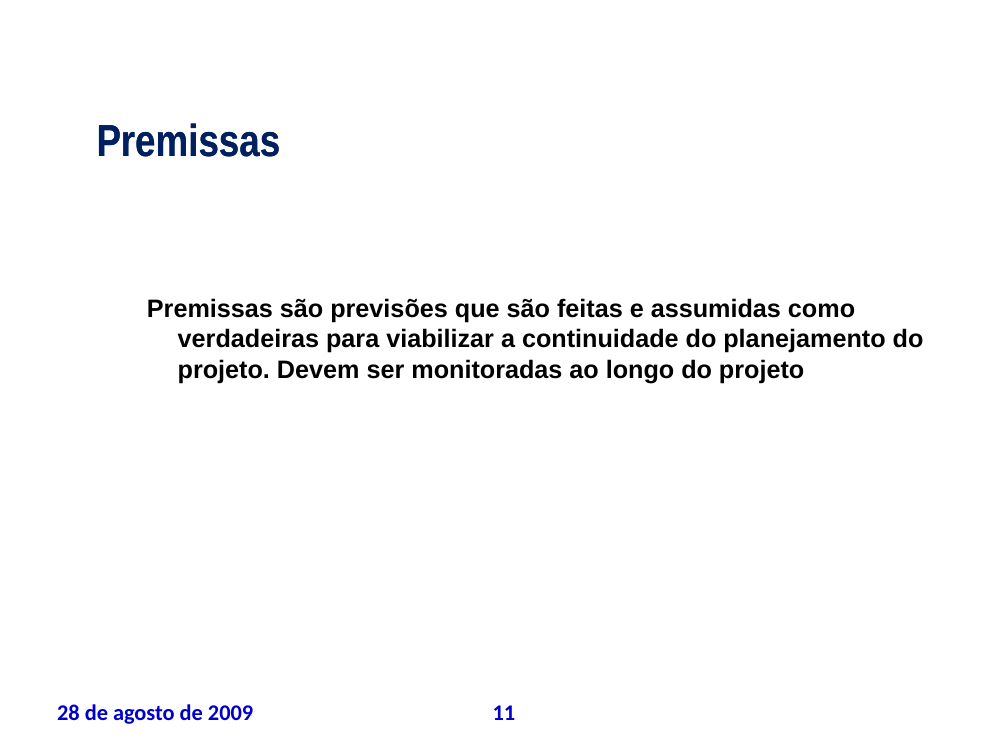
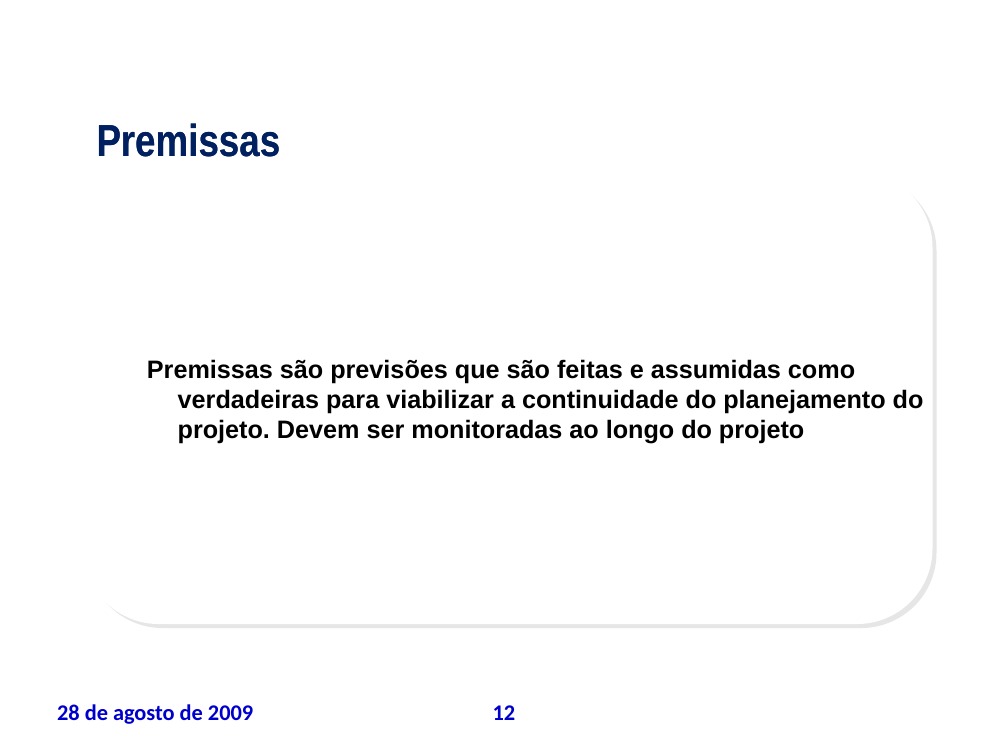
Before and after one commit to leoevaristo/psa20092, a slide deck: slide 12 of ARTEFATOS/TAP_apresentacao.ppt (slide 11 before the commit). Drawn at 1008x756 pixels with LibreOffice and Linux fonts; fonts in the diff are those of the drawing; background and template pictures are left out. Boxes give left, top, right and bottom in pixels: in the first picture for what was removed or moved away, otherwise in the second. Text is boxed around its words. In the diff, an @@ line names an element or a change of style, - is before the commit and + after.

```diff
--- a/ARTEFATOS/TAP_apresentacao.ppt
+++ b/ARTEFATOS/TAP_apresentacao.ppt
@@ rounded rectangle added at (x1=84, y1=171, x2=933, y2=624), fill #FFFFFF @@
@@ text "Premissas são previsões que são ..." moved from (x1=147, y1=298, x2=924, y2=383) to (x1=147, y1=359, x2=924, y2=444) @@
@@ page number at (x1=493, y1=705, x2=516, y2=720): text changed @@
-11
+12
```
Also in this commit, not shown: 12 other slides changed, 1 slide added.
